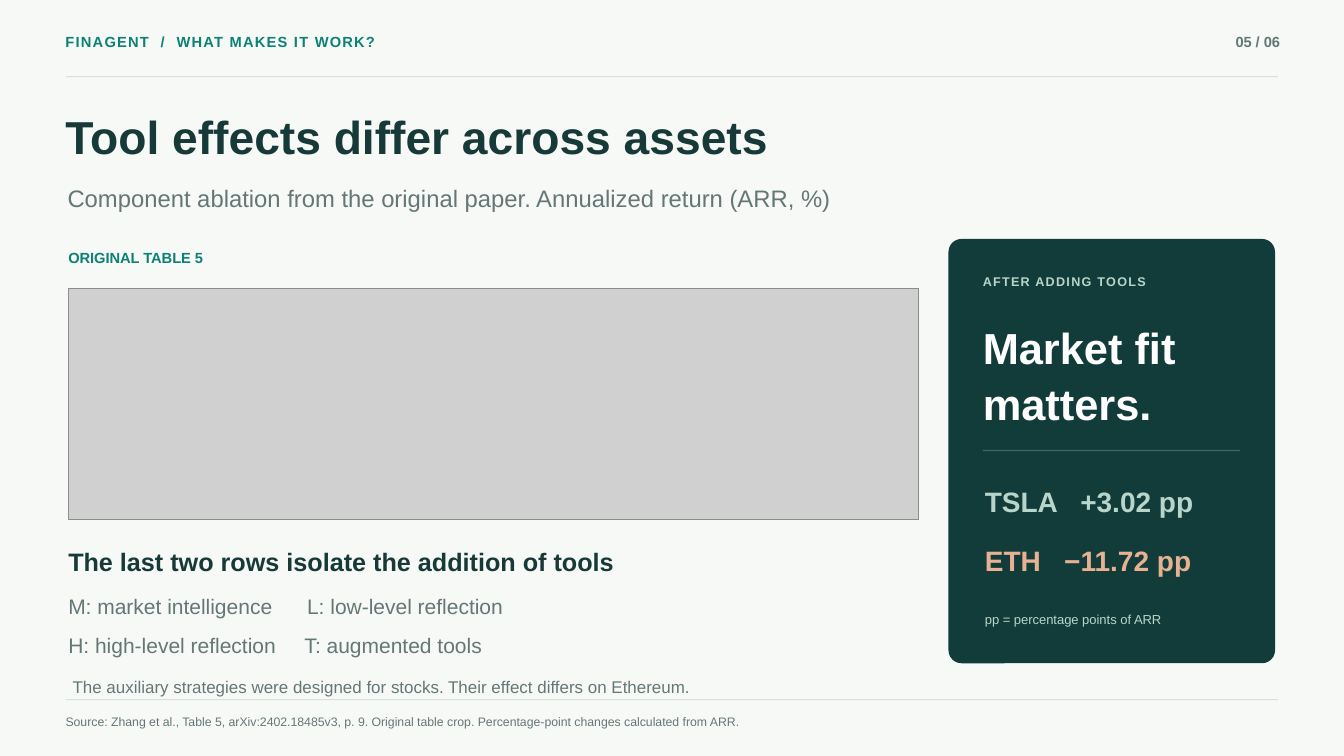
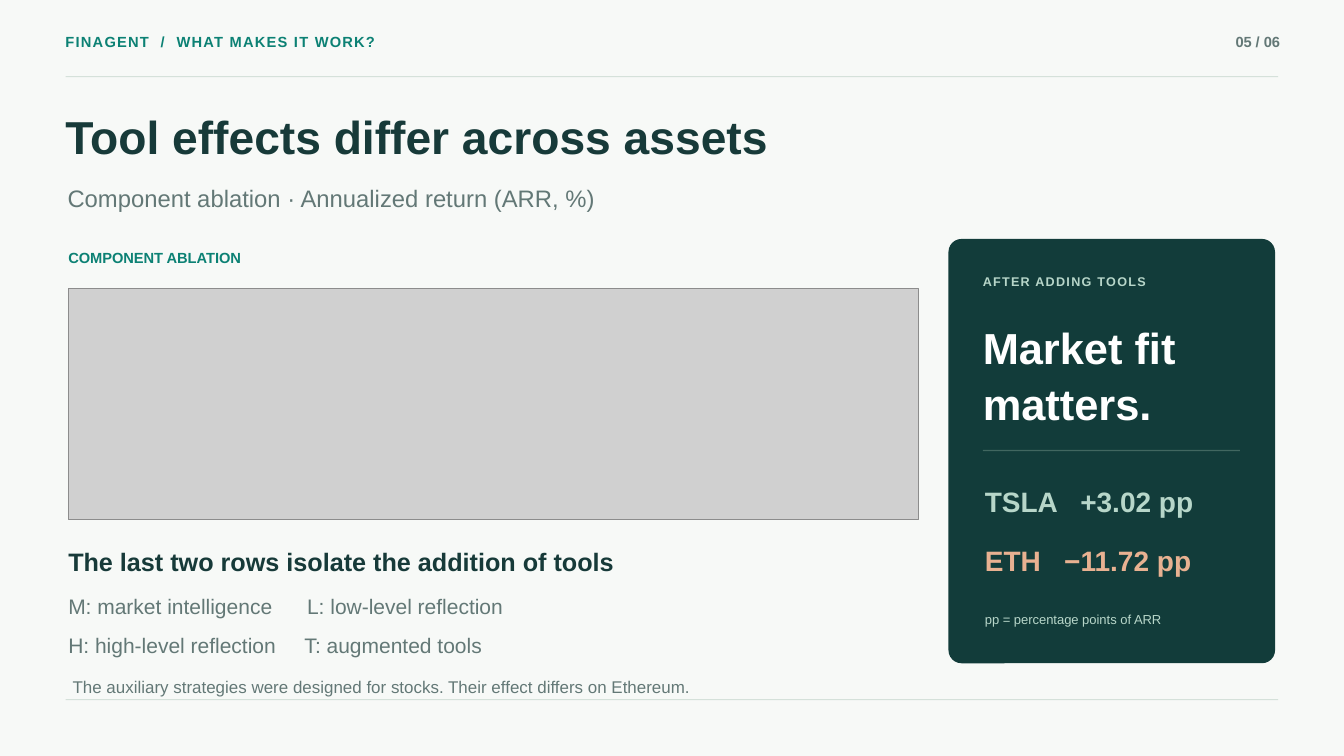
Before and after one commit to Freezingc/fintech-course-ppts, a slide deck: slide 5 of presentations/FinAgent_张云帆.pptx. Drawn at 1344x756 pixels with LibreOffice and Linux fonts; fonts in the diff are those of the drawing; grey boxes stand for pictures. Boxes give left, top, right and bottom in pixels: in the first picture for what was removed or moved away, otherwise in the second. Text is boxed around its words. In the diff, an @@ line names an element or a change of style, - is before the commit and + after.

```diff
--- a/presentations/FinAgent_张云帆.pptx
+++ b/presentations/FinAgent_张云帆.pptx
@@ text at <box>68,190,559,212</box>: text changed @@
-Component ablation from the original paper. Annualized return (ARR, %)
+Component ablation · Annualized return (ARR, %)
@@ text at <box>68,252,241,263</box>: text changed @@
-ORIGINAL TABLE 5
+COMPONENT ABLATION
@@ text removed at <box>66,717,739,729</box> @@
-Source: Zhang et al., Table 5, arXiv:2402.18485v3, p. 9. Original table crop. Percentage-point changes calculated from ARR.
```
Also in this commit, not shown: 6 other slides changed, 1 other file.
